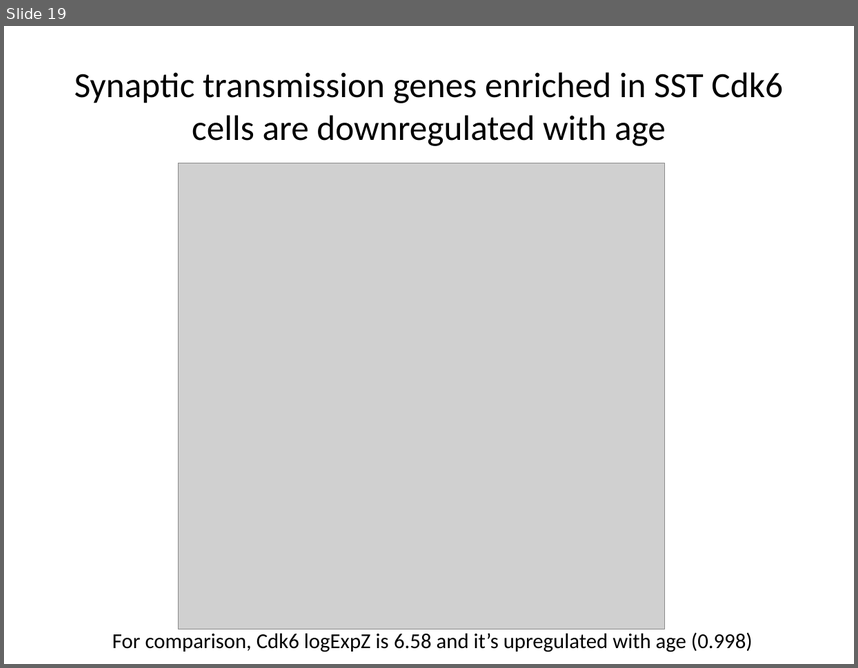
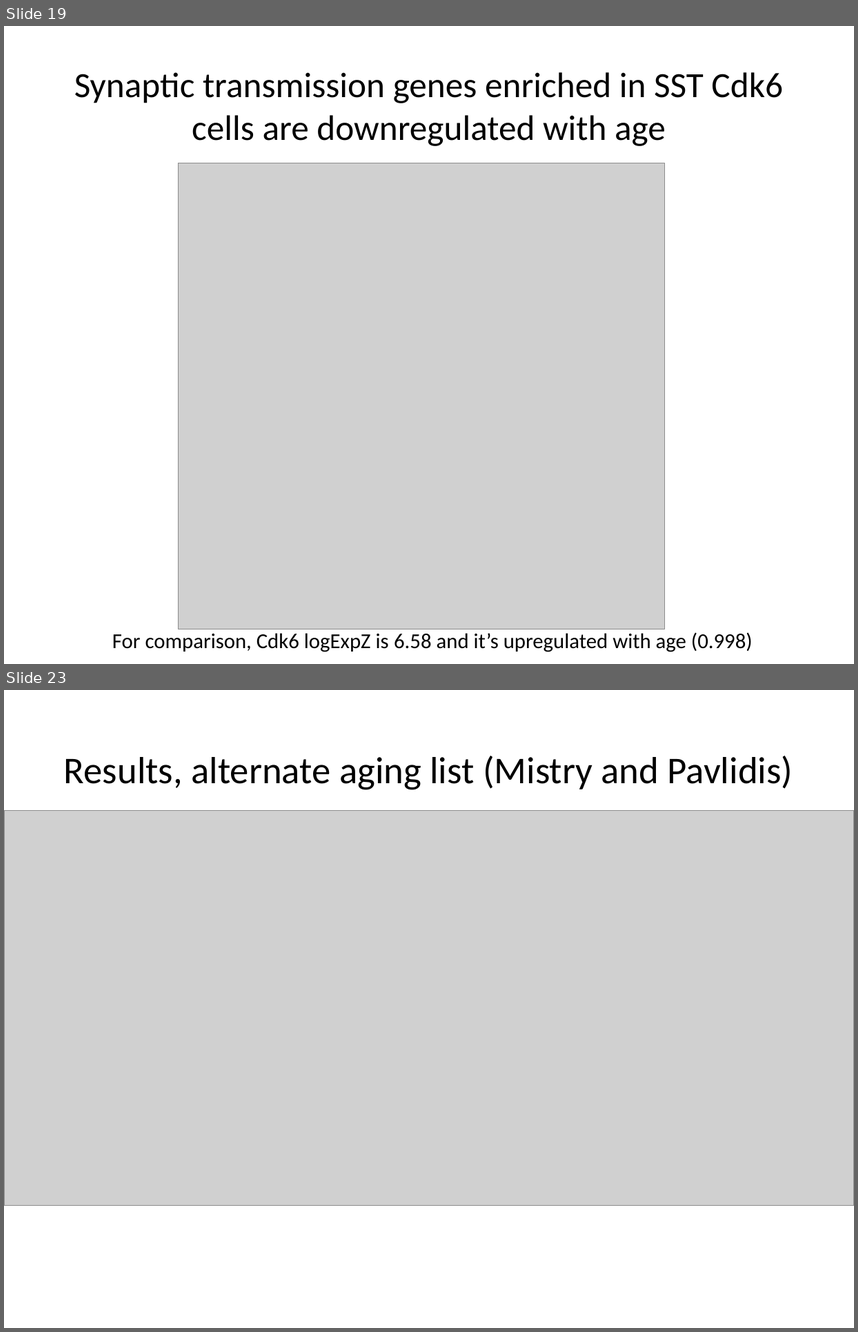
Before and after one commit to leonfrench/CellTypesAging, a slide deck: docs/CellTypes.pptx. Shown one above the other, each under a label of ours: slide 19 before the commit, slides 19 and 23 after it; the slides between them are not shown. The pictures are 858x668 and 858x1332 pixels, drawn with LibreOffice and Linux fonts; fonts in the diff are those of the drawing; grey boxes stand for pictures. Boxes give left, top, right and bottom in pixels: in the first picture for what was removed or moved away, otherwise in the second. Text is boxed around its words. In the diff, an @@ line names an element or a change of style, - is before the commit and + after.

```diff
--- a/docs/CellTypes.pptx
+++ b/docs/CellTypes.pptx
@@ slide 23 added at (4,690,854,1328), background #FFFFFF @@
@@ title added at (64,756,793,790), 32 pt, text #000000 @@
+Results, alternate aging list (Mistry and Pavlidis)
@@ picture added at (4,811,854,1205) @@
```
Also in this commit, not shown: 17 other slides added, 2 other files.
